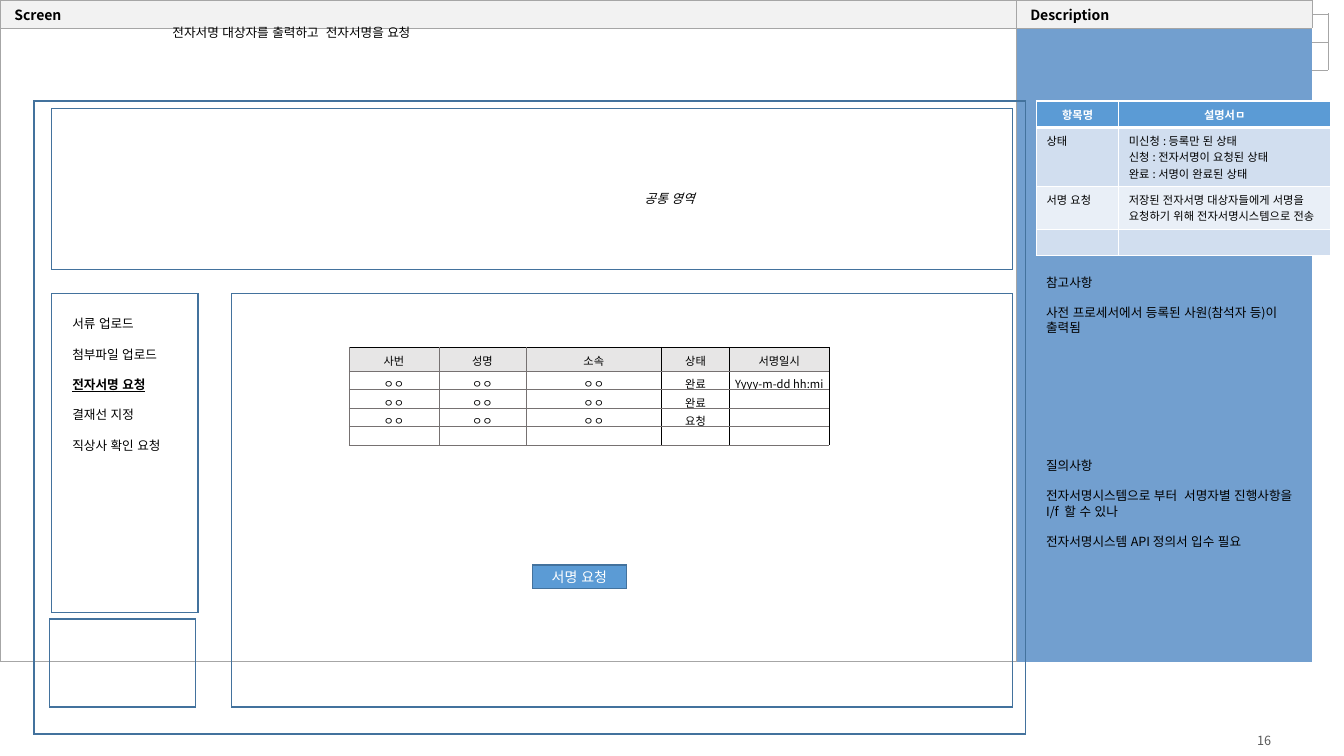
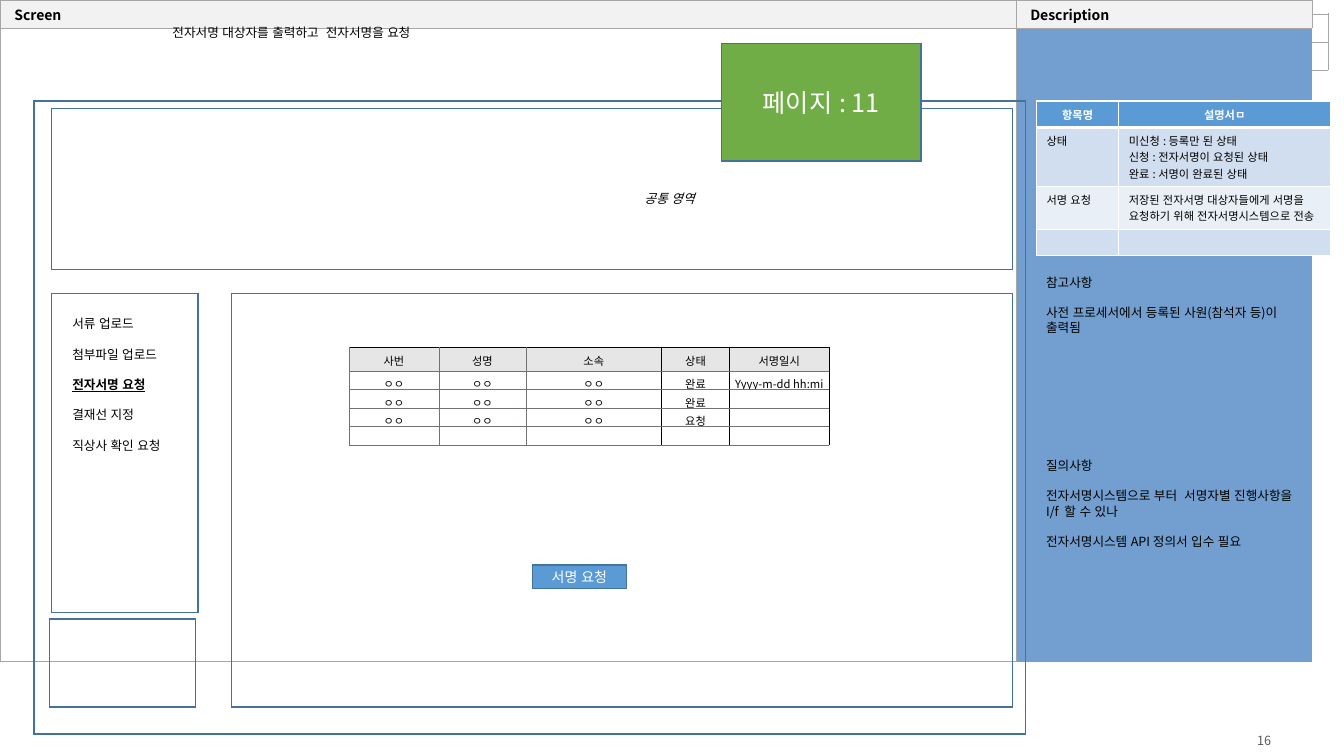
Before and after one commit to yamdeng/ktds-publish, a slide deck: slide 16 of docs/화면설계_안전서류관리_20210701.pptx. Drawn at 1344x756 pixels with LibreOffice and Linux fonts; fonts in the diff are those of the drawing. Boxes give left, top, right and bottom in pixels: in the first picture for what was removed or moved away, otherwise in the second. Text is boxed around its words. In the diff, an @@ line names an element or a change of style, - is before the commit and + after.

```diff
--- a/docs/화면설계_안전서류관리_20210701.pptx
+++ b/docs/화면설계_안전서류관리_20210701.pptx
@@ rectangle added at (x1=722, y1=43, x2=922, y2=161), fill #70AD47, outline #43739E 1 pt, 18 pt, text #FFFFFF @@
+페이지 : 11
```
Also in this commit, not shown: 36 other slides changed, 4 other files.
